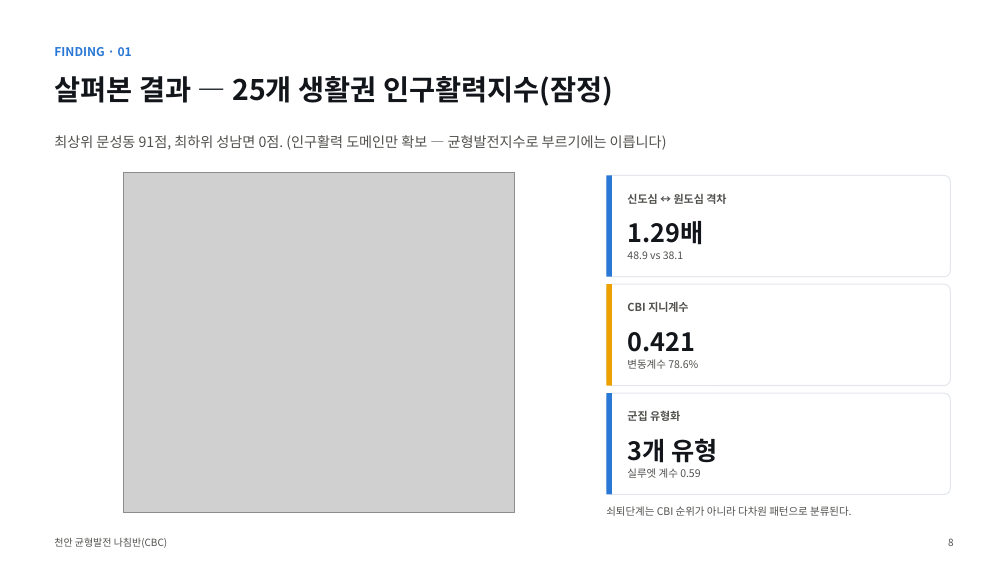
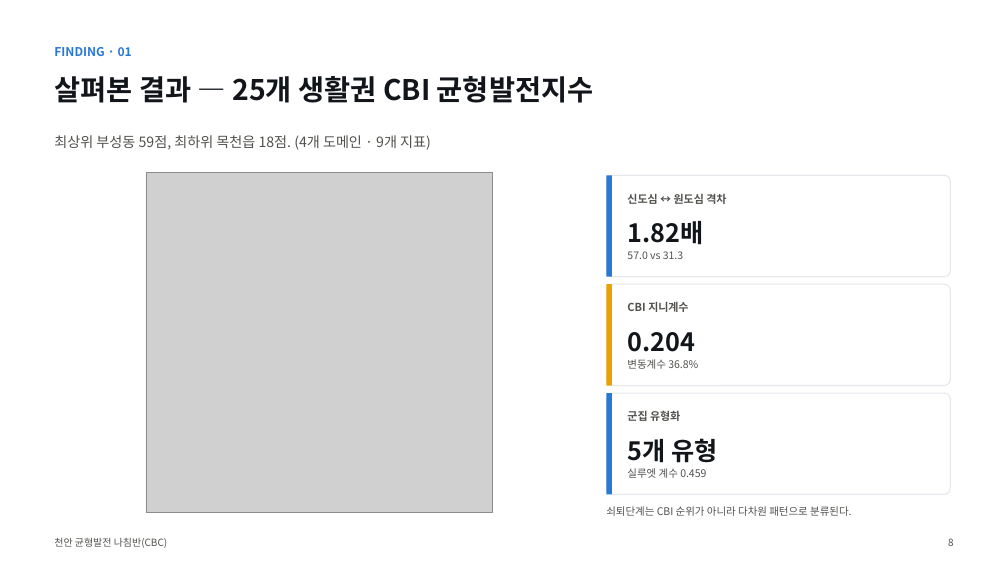
Before and after one commit to BioCode67/2026-AI-, a slide deck: slide 9 of deliverables/기획서_천안균형발전나침반_CBC.pptx. Drawn at 1008x567 pixels with LibreOffice and Linux fonts; fonts in the diff are those of the drawing; grey boxes stand for pictures. Boxes give left, top, right and bottom in pixels: in the first picture for what was removed or moved away, otherwise in the second. Text is boxed around its words. In the diff, an @@ line names an element or a change of style, - is before the commit and + after.

```diff
--- a/deliverables/기획서_천안균형발전나침반_CBC.pptx
+++ b/deliverables/기획서_천안균형발전나침반_CBC.pptx
@@ text at <box>54,76,594,103</box>: text changed @@
-살펴본 결과 — 25개 생활권 인구활력지수(잠정)
+살펴본 결과 — 25개 생활권 CBI 균형발전지수
@@ text at <box>54,135,431,150</box>: text changed @@
-최상위 문성동 91점, 최하위 성남면 0점. (인구활력 도메인만 확보 — 균형발전지수로 부르기에는 이릅니다)
+최상위 부성동 59점, 최하위 목천읍 18점. (4개 도메인 · 9개 지표)
@@ picture: place and size @@
-picture at <box>123,172,515,513</box>
+picture at <box>146,172,492,513</box>
@@ text at <box>627,221,703,245</box>: text changed @@
-1.29배
+1.82배
@@ text at <box>627,251,683,259</box>: text changed @@
-48.9 vs 38.1
+57.0 vs 31.3
@@ text at <box>627,359,698,369</box>: text changed @@
-변동계수 78.6%
+변동계수 36.8%
@@ text at <box>627,332,695,352</box>: text changed @@
-0.421
+0.204
@@ text at <box>627,438,717,463</box>: text changed @@
-3개 유형
+5개 유형
@@ text at <box>627,468,706,478</box>: text changed @@
-실루엣 계수 0.59
+실루엣 계수 0.459
```
Also in this commit, not shown: 16 other slides changed, 2 slides added, 1 slide removed, 22 other files.
